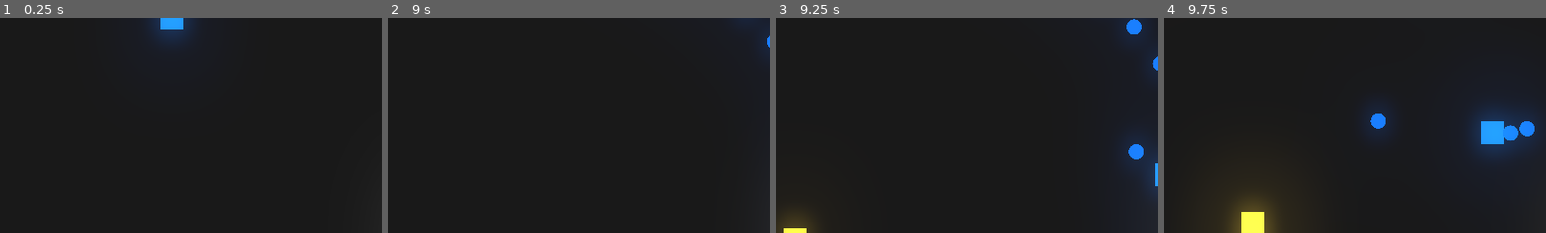
Above: before the commit, frames 1-4 (left to right).
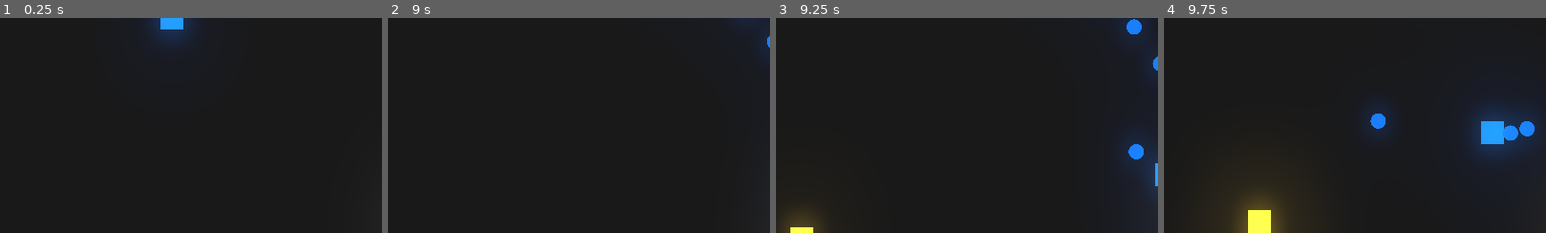
Above: after the commit, the same moments.

Repository: bakneko/WaveShooter
Game: Godot game, scene res://scenes/Arena.tscn
The game is run twice, just before and just after one commit, with the same random seed, the same clock (stepped at 60 frames per second) and the same inputs.
Inputs (mouse positions are % of the whole screen's width and height, from its top left):
- Up to frame 1 (0.25 s): no input
- Up to frame 2 (9 s): tap Enter at 0.5 s; move the mouse to (72, 45) at 0.52 s; press the mouse at (72, 45) at 0.53 s; hold D (move_right) 0.53-1.28 s; move the mouse to (30, 55) at 1.27 s; release the mouse at (30, 55) at 1.28 s; hold S (move_down) 1.28-2.03 s; click (30, 55) at 1.35 s; move the mouse to (60, 28) at 2.02 s; press the mouse at (60, 28) at 2.03 s; hold D (move_right) 2.03-2.78 s; move the mouse to (45, 70) at 2.77 s; release the mouse at (45, 70) at 2.78 s; hold W (move_up) 2.78-3.53 s; click (45, 70) at 2.85 s; move the mouse to (80, 65) at 3.52 s; press the mouse at (80, 65) at 3.53 s; hold A (move_left) 3.53-5.03 s; move the mouse to (20, 35) at 4.27 s; release the mouse at (20, 35) at 4.28 s; click (20, 35) at 4.35 s; move the mouse to (55, 50) at 5.02 s; press the mouse at (55, 50) at 5.03 s; hold S (move_down) 5.03-5.78 s; move the mouse to (35, 25) at 5.77 s; release the mouse at (35, 25) at 5.78 s; hold D (move_right) 5.78-6.53 s; click (35, 25) at 5.85 s; move the mouse to (72, 45) at 6.52 s; press the mouse at (72, 45) at 6.53 s; hold W (move_up) 6.53-7.28 s; move the mouse to (30, 55) at 7.27 s; release the mouse at (30, 55) at 7.28 s; hold D (move_right) 7.28-8.03 s; click (30, 55) at 7.35 s; move the mouse to (60, 28) at 8.02 s; press the mouse at (60, 28) at 8.03 s; hold S (move_down) 8.03-8.78 s; move the mouse to (45, 70) at 8.77 s; release the mouse at (45, 70) at 8.78 s; hold A (move_left) from 8.78 s (still down); click (45, 70) at 8.85 s
- Up to frame 3 (9.25 s): keep holding A (move_left)
- Up to frame 4 (9.75 s): move the mouse to (80, 65) at 9.52 s; release A (move_left) at 9.53 s; press the mouse at (80, 65) at 9.53 s; hold W (move_up) from 9.53 s (still down)
The pictures show only the part of the screen within x 28-78%, y 50-100%; the shares and areas given below are measured in that part.

Frames 1-2 are identical in both runs. In frame 3, 0.1% of the frame differs, in the area x 2-10%, y 97-100%; in frame 4, 0.4%, in the area x 20-28%, y 89-100%.

Commit message:
Harder Difficulty Curve

Diff:
--- a/scenes/EnemyGreen.tscn
+++ b/scenes/EnemyGreen.tscn
@@ -12,3 +12,9 @@
 knock_back = 300
 screen_shake = 200
 score = 50
+
+[node name="HitBox" parent="." index="0"]
+visible = true
+
+[node name="CollisionShape2D" parent="HitBox" index="0"]
+position = Vector2( 0, -0.834274 )
--- a/scripts/Arena.gd
+++ b/scripts/Arena.gd
@@ -17,12 +17,13 @@
 	while enemy_position.x < 640 and enemy_position.x > -80 and enemy_position.y < 360 and enemy_position.y  > -45:
 		enemy_position = Vector2(rand_range(-160,670), rand_range(-90,390))
 
+	var index = Global.random_weight([5,3,2])
 	# random with weight.
-	Global.instance_node(enemies[Global.random_weight([5,3,2])], enemy_position, self)
+	Global.instance_node(enemies[index], enemy_position, self)
 	pass
 
 
 func _on_DifficultyTimer_timeout():
 	if $EnemySpawnTimer.wait_time > 0.5:
-		$EnemySpawnTimer.wait_time -= 0.05
+		$EnemySpawnTimer.wait_time -= 0.1
 	pass
